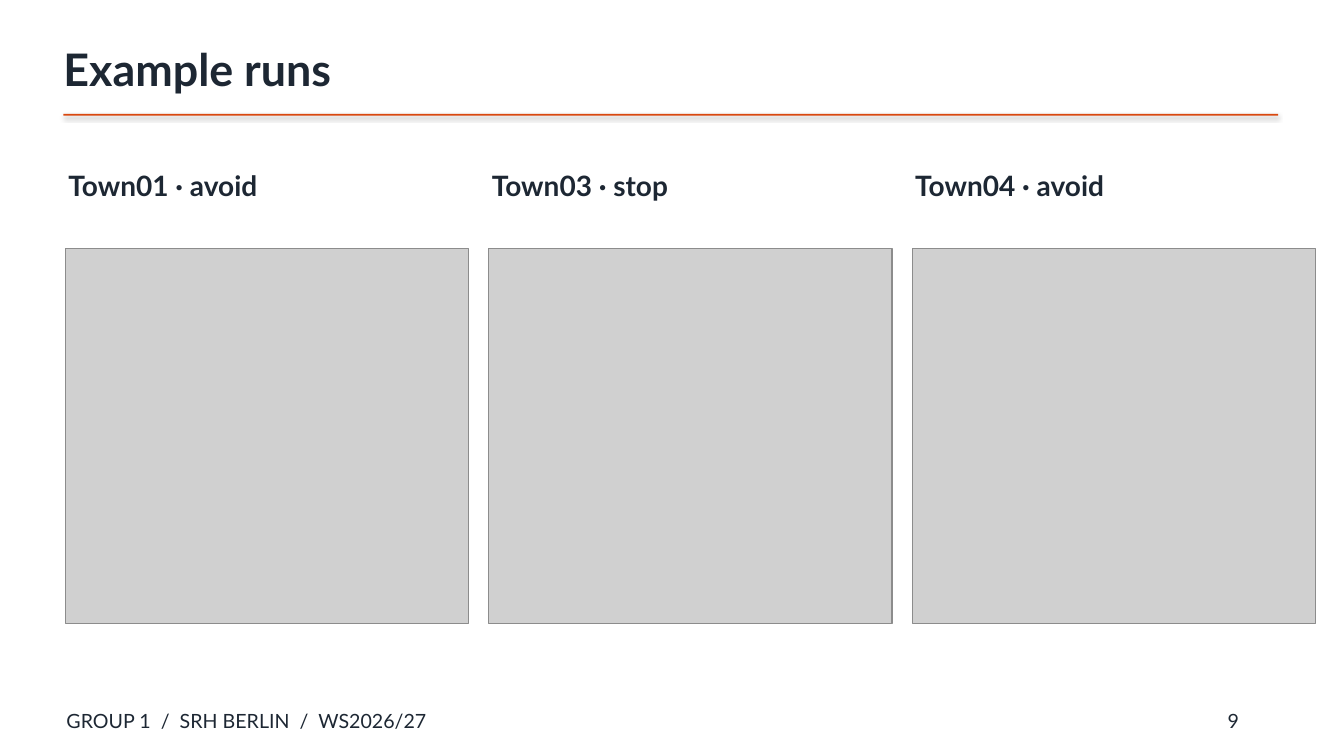
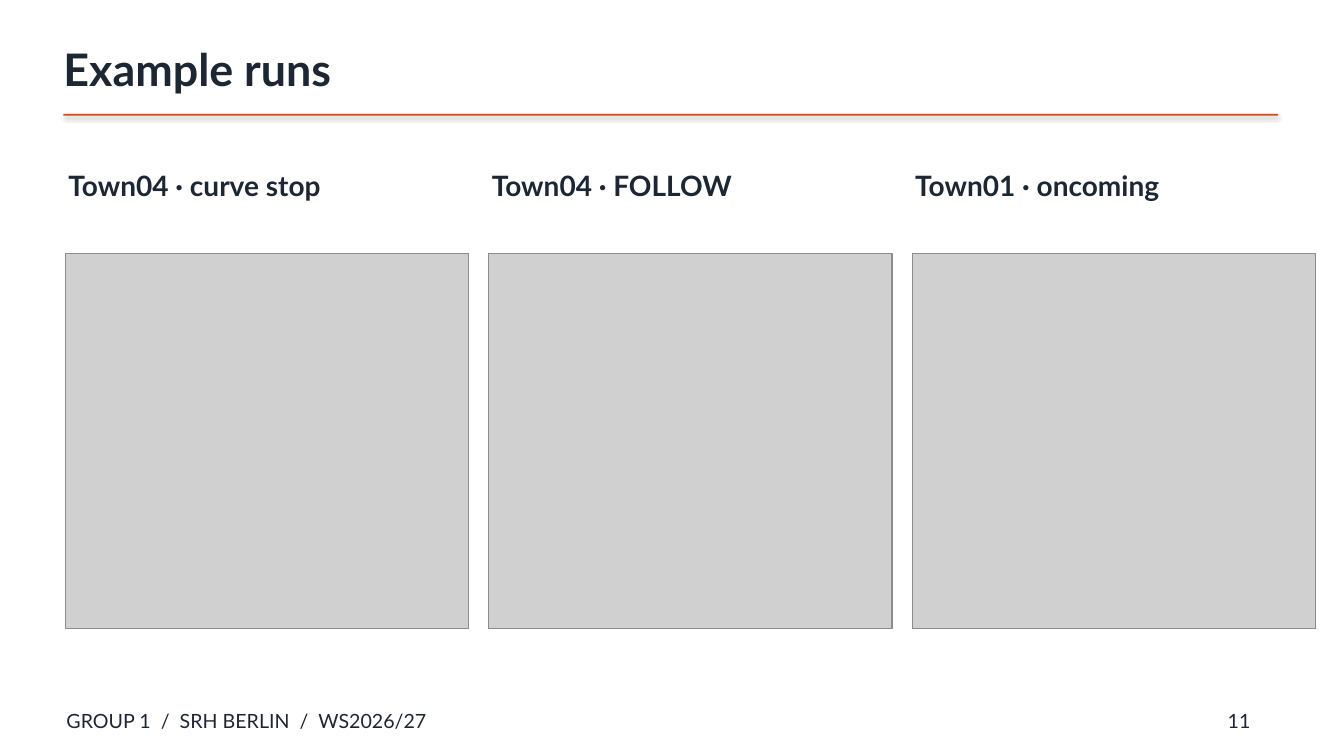
Before and after one commit to auto-m8te/carla-av-group1, a slide deck: slide 11 of report/Group1_Presentation.pptx (slide 9 before the commit). Drawn at 1344x756 pixels with LibreOffice and Linux fonts; fonts in the diff are those of the drawing; grey boxes stand for pictures. Boxes give left, top, right and bottom in pixels: in the first picture for what was removed or moved away, otherwise in the second. Text is boxed around its words. In the diff, an @@ line names an element or a change of style, - is before the commit and + after.

```diff
--- a/report/Group1_Presentation.pptx
+++ b/report/Group1_Presentation.pptx
@@ text at (68, 175, 321, 201): text changed @@
-Town01 · avoid
+Town04 · curve stop
@@ text at (492, 175, 731, 197): text changed @@
-Town03 · stop
+Town04 · FOLLOW
@@ text at (915, 175, 1160, 201): text changed @@
-Town04 · avoid
+Town01 · oncoming
@@ 3 pictures: place and size @@
-3 pictures at (66, 249, 1316, 623)
+3 pictures at (66, 254, 1316, 628)
@@ text at (1228, 714, 1251, 728): text changed @@
-9
+11
```
Also in this commit, not shown: 3 other slides changed, 7 slides added, 5 slides removed, 16 other files.
